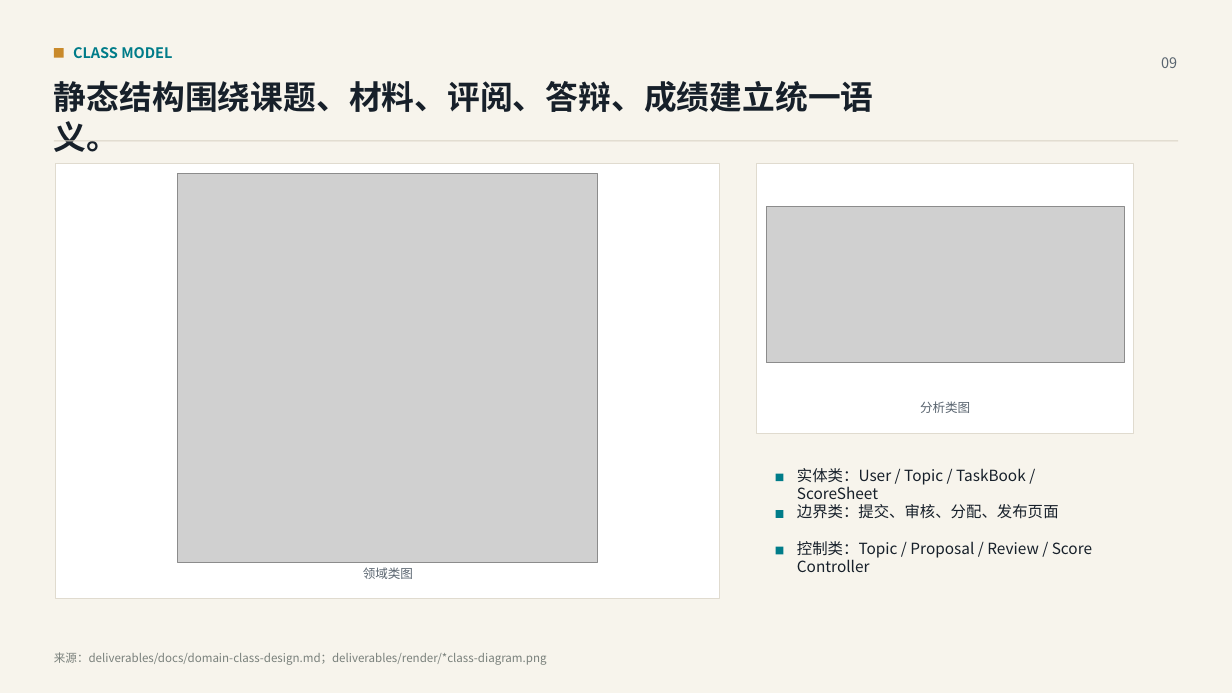
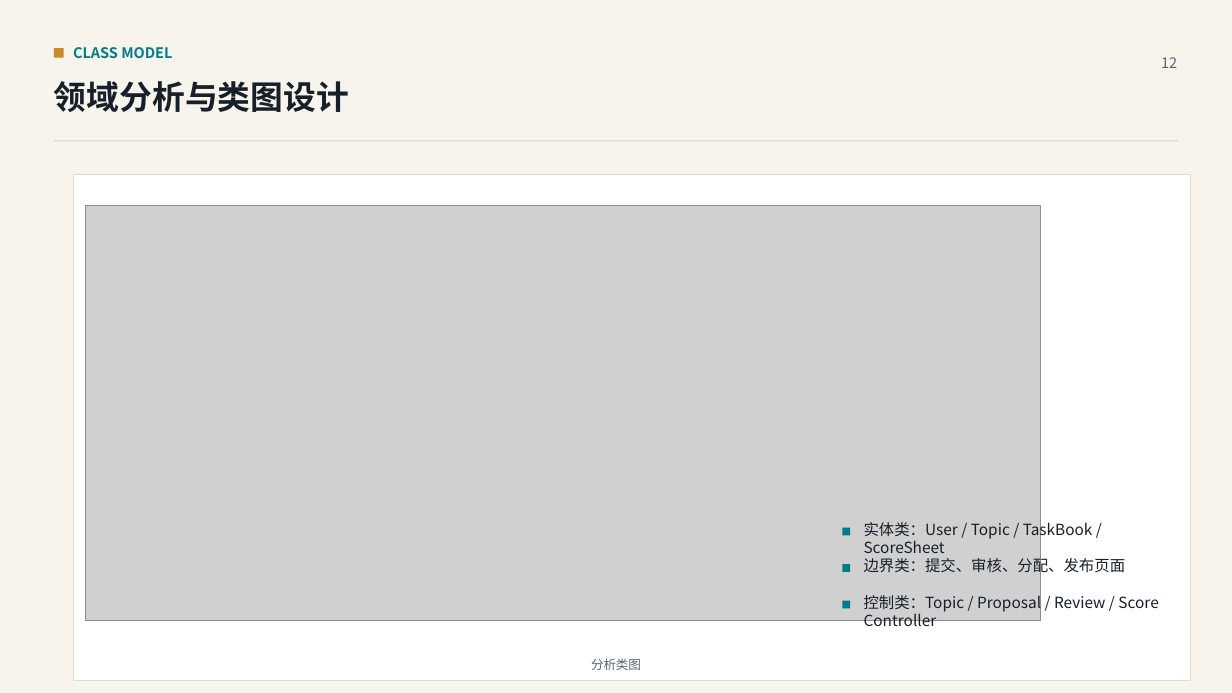
Before and after one commit to qzddmyc/uml-oom-graduation-management, a slide deck: slide 12 of 毕业设计管理系统建模汇报.pptx (slide 9 before the commit). Drawn at 1232x693 pixels with LibreOffice and Linux fonts; fonts in the diff are those of the drawing; grey boxes stand for pictures. Boxes give left, top, right and bottom in pixels: in the first picture for what was removed or moved away, otherwise in the second. Text is boxed around its words. In the diff, an @@ line names an element or a change of style, - is before the commit and + after.

```diff
--- a/毕业设计管理系统建模汇报.pptx
+++ b/毕业设计管理系统建模汇报.pptx
@@ text at box(1161, 57, 1177, 68): text changed @@
-09
+12
@@ text at box(54, 81, 349, 112): text changed @@
-静态结构围绕课题、材料、评阅、答辩、成绩建立统一语义。
+领域分析与类图设计
@@ rectangle: place and size @@
-rectangle at box(55, 164, 720, 599)
+rectangle at box(73, 175, 1190, 681)
@@ picture removed at box(177, 174, 598, 563) @@
@@ rectangle removed at box(757, 164, 1134, 433) @@
@@ picture: place and size @@
-picture at box(766, 207, 1125, 363)
+picture at box(85, 205, 1040, 621)
@@ rectangle: place and size @@
-rectangle at box(776, 510, 784, 518)
+rectangle at box(843, 528, 850, 535)
@@ text removed at box(363, 567, 413, 579) @@
-领域类图
@@ rectangle: place and size @@
-rectangle at box(776, 547, 784, 555)
+rectangle at box(843, 565, 850, 572)
@@ 3 texts: place and size @@
-3 texts at box(797, 468, 1092, 572)
+3 texts at box(864, 519, 1158, 631)
@@ rectangle: place and size @@
-rectangle at box(776, 473, 784, 481)
+rectangle at box(843, 601, 850, 608)
@@ text removed at box(54, 652, 547, 665) @@
-来源：deliverables/docs/domain-class-design.md；deliverables/render/*class-diagram.png
@@ text "分析类图": place and size @@
-text "分析类图" at box(920, 401, 970, 413)
+text "分析类图" at box(591, 658, 641, 670)
```
Also in this commit, not shown: 14 other slides changed, 3 slides added, 1 other file.
